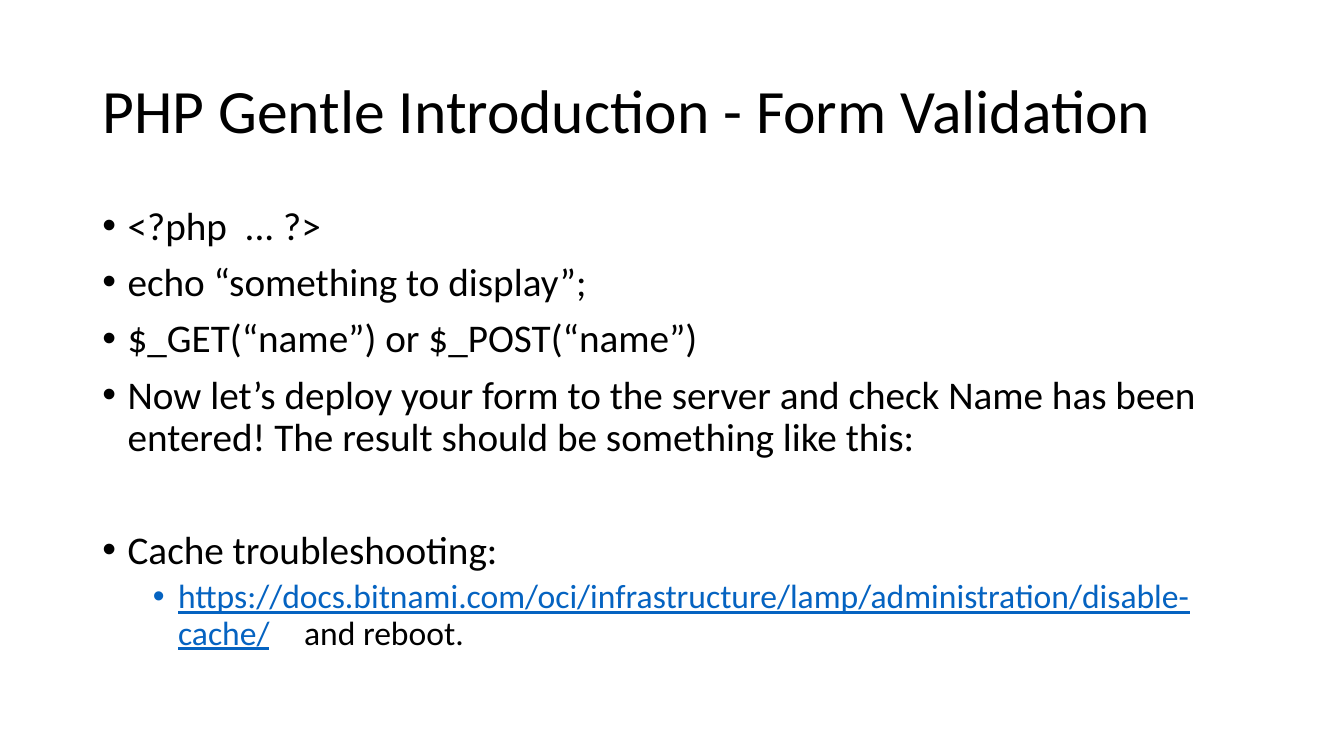
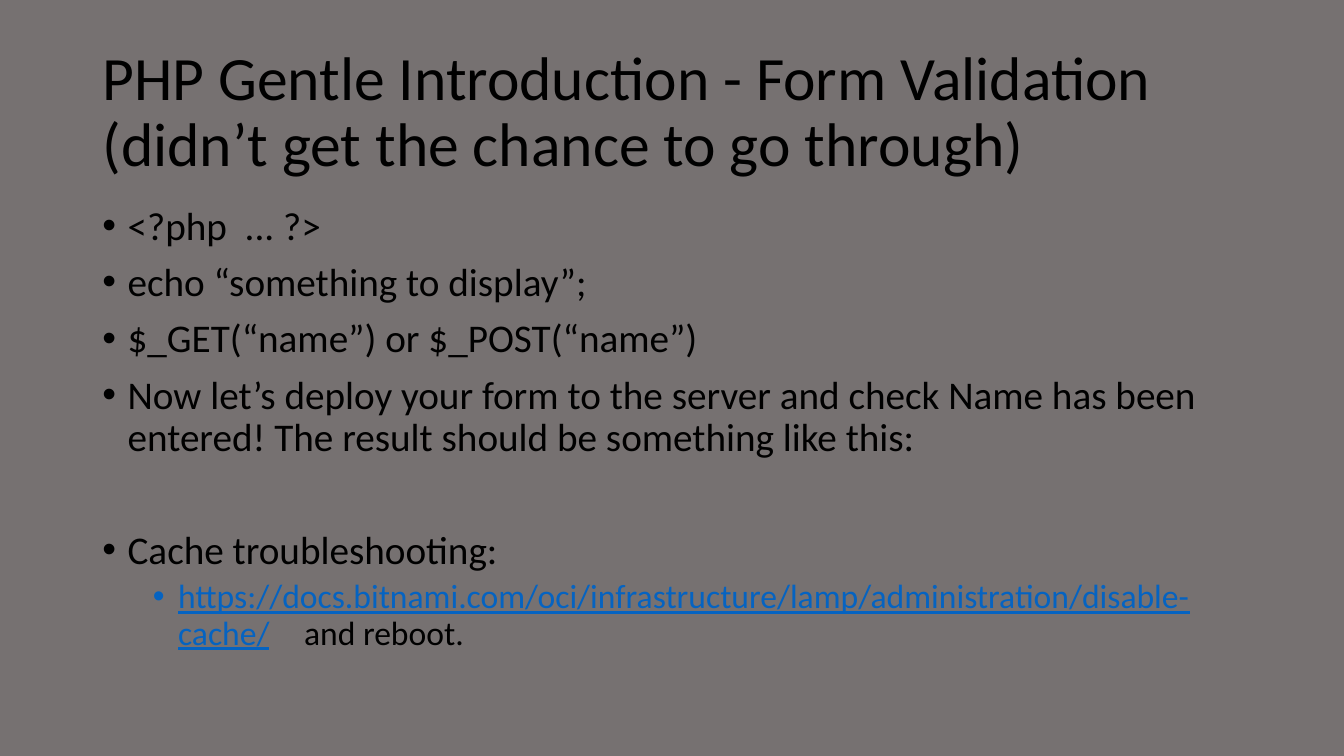
Before and after one commit to eugen8/GrandviewClass2019, a slide deck: slide 5 of Lesson4/Lesson 4.pptx. Drawn at 1344x756 pixels with LibreOffice and Linux fonts; fonts in the diff are those of the drawing. Boxes give left, top, right and bottom in pixels: in the first picture for what was removed or moved away, otherwise in the second. Text is boxed around its words. In the diff, an @@ line names an element or a change of style, - is before the commit and + after.

```diff
--- a/Lesson4/Lesson 4.pptx
+++ b/Lesson4/Lesson 4.pptx
@@ background #FFFFFF to #767171 @@
@@ title at [102, 57, 1151, 177]: text changed @@
-PHP Gentle Introduction - Form Validation
+PHP Gentle Introduction - Form Validation
+(didn’t get the chance to go through)
```
Also in this commit, not shown: 2 other slides changed, 2 slides added, 7 other files.
